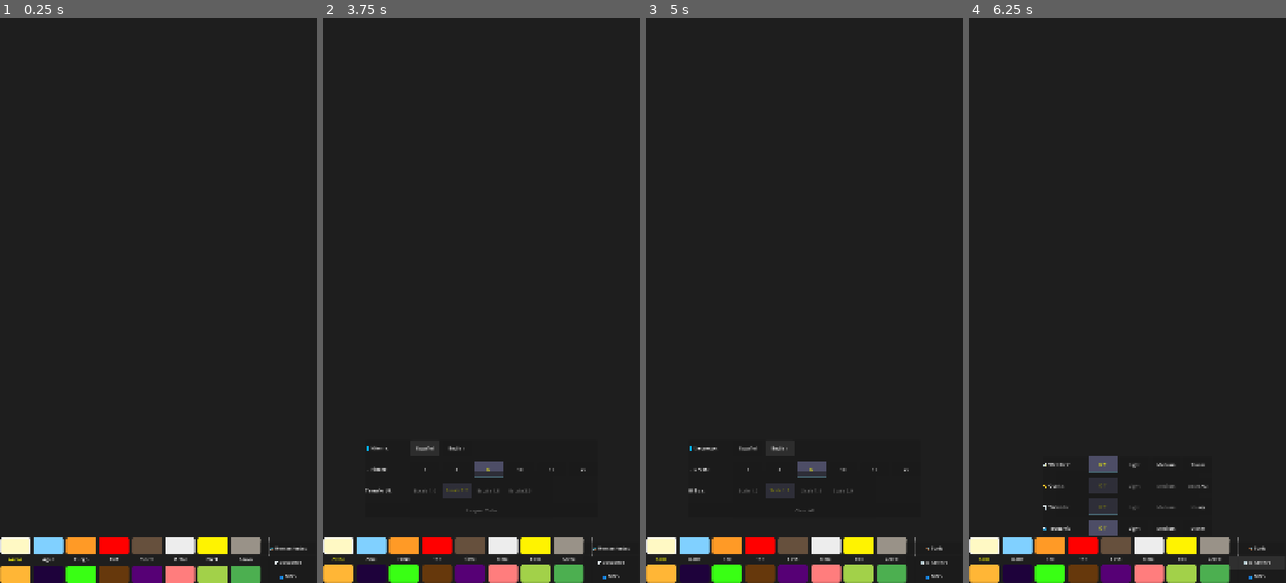
Above: before the commit, frames 1-4 (left to right).
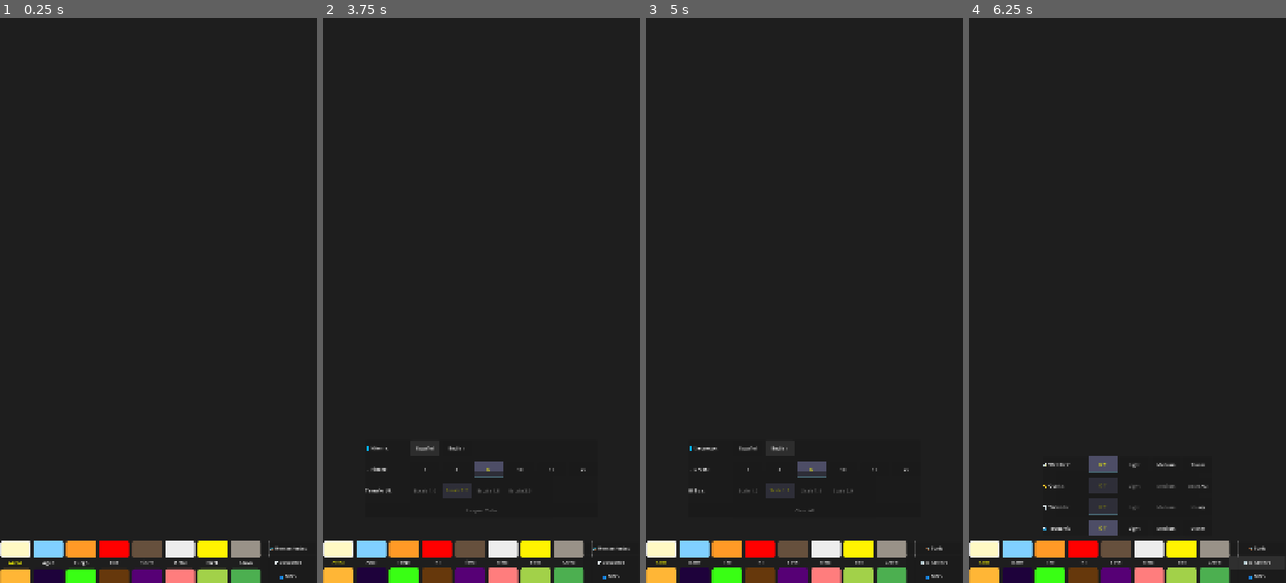
Above: after the commit, the same moments.

Repository: OmarSaez/Sandbox-game
Game: Godot game, scene res://scenes/main/main_scene.tscn
Two runs of this game, one before a commit and one after it. Both use one fixed random seed, a clock stepped at 60 frames per second and the inputs below.
Inputs:
- Up to frame 1 (0.25 s): no input
- Up to frame 2 (3.75 s): click "🛠️ Herramientas" at 0.5 s; click "🌪️ Desastres" at 1.25 s; click "👥 NPCs" at 2 s; click "🛠️ Herramientas" at 2.75 s; click "Español" at 3.5 s
- Up to frame 3 (5 s): click "English" at 4.25 s
- Up to frame 4 (6.25 s): click "🛠️ Tools" at 5 s; click "🌪️ Disasters" at 5.75 s

The runs differ from the first frame. In frame 1, 1.8% of the frame differs, in the area x 0-86%, y 91-100%; in frame 2, 1.8%; in frame 3, 1.8%; in frame 4, 1.8%.

Commit message:
Se limita la altura maxima del menu

Diff:
--- a/sandbox/scripts/sandbox/sandbox_grid.gd
+++ b/sandbox/scripts/sandbox/sandbox_grid.gd
@@ -414,8 +414,11 @@
 		material_grid.size_flags_horizontal = Control.SIZE_EXPAND_FILL
 
 	# ALWAYS Refresh Scroll Height for the current scale
-	material_scroll.custom_minimum_size = Vector2(0, 130 * s)
-	material_scroll.offset_top = -130 * s
+	# NEW: Cap the height so it doesn't cover too much sandbox at big scales
+	var h = clamp(130 * s, 110, 145)
+
+	material_scroll.custom_minimum_size = Vector2(0, h)
+	material_scroll.offset_top = -h
 	material_scroll.anchor_top = 1.0
 	material_scroll.anchor_bottom = 1.0
 	material_scroll.offset_bottom = 0
@@ -437,11 +440,11 @@
 		for child in action_vbox.get_children():
 			if is_instance_valid(child): child.free()
 
-		# PIN Survivor to HUD Floor
+		# PIN Survivor to HUD Floor with FIXED LIMIT
 		action_vbox.anchor_bottom = 1.0
 		action_vbox.anchor_top = 1.0
 		action_vbox.offset_bottom = 0
-		action_vbox.offset_top = -130 * s
+		action_vbox.offset_top = -h
 		action_vbox.add_theme_constant_override("separation", 3 * s) # Compact
 		action_vbox.alignment = BoxContainer.ALIGNMENT_END # PUSH TO BOTTOM
 
